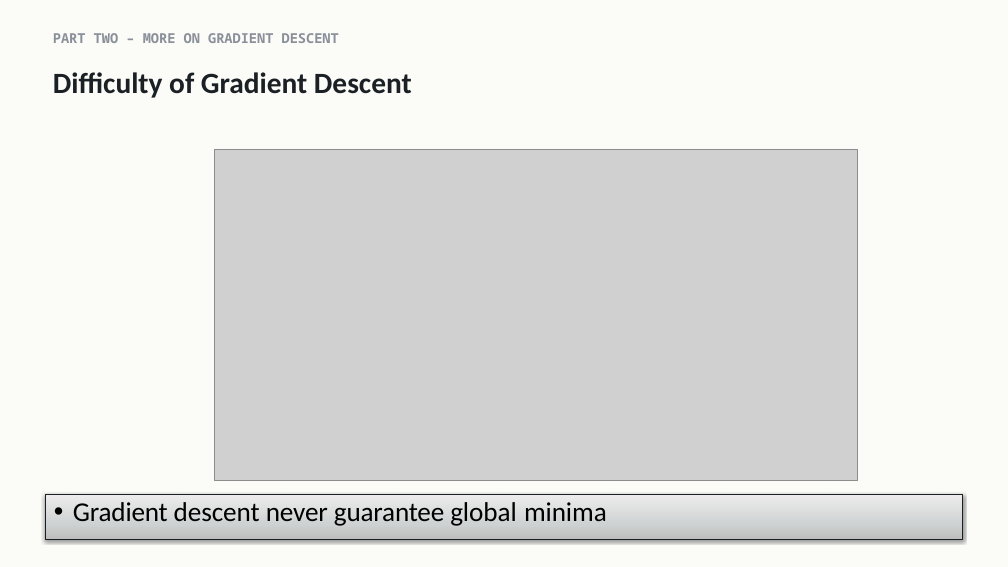
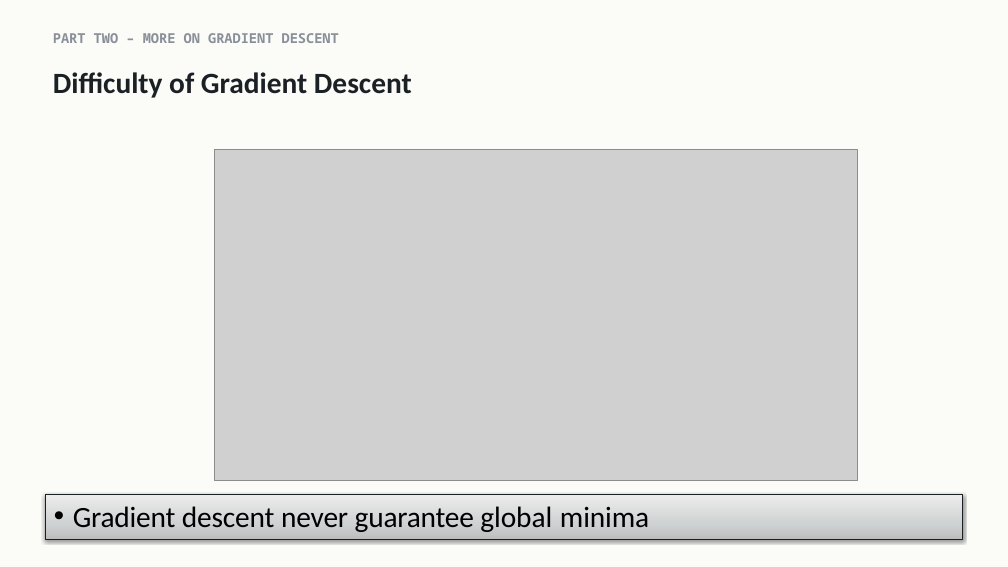
Before and after one commit to indigobio/msacl_dl_course, a slide deck: slide 10 of slides/pptx/lecture02_training.pptx. Drawn at 1008x567 pixels with LibreOffice and Linux fonts; fonts in the diff are those of the drawing; grey boxes stand for pictures. Boxes give left, top, right and bottom in pixels: in the first picture for what was removed or moved away, otherwise in the second. Text is boxed around its words. In the diff, an @@ line names an element or a change of style, - is before the commit and + after.

```diff
--- a/slides/pptx/lecture02_training.pptx
+++ b/slides/pptx/lecture02_training.pptx
@@ text "Gradient descent never guarantee global ..." at [45,495,963,540]: size 25.9 to 28 pt; line spacing 0.9 to 1 @@
```
Also in this commit, not shown: 7 other slides changed, 3 other files.
